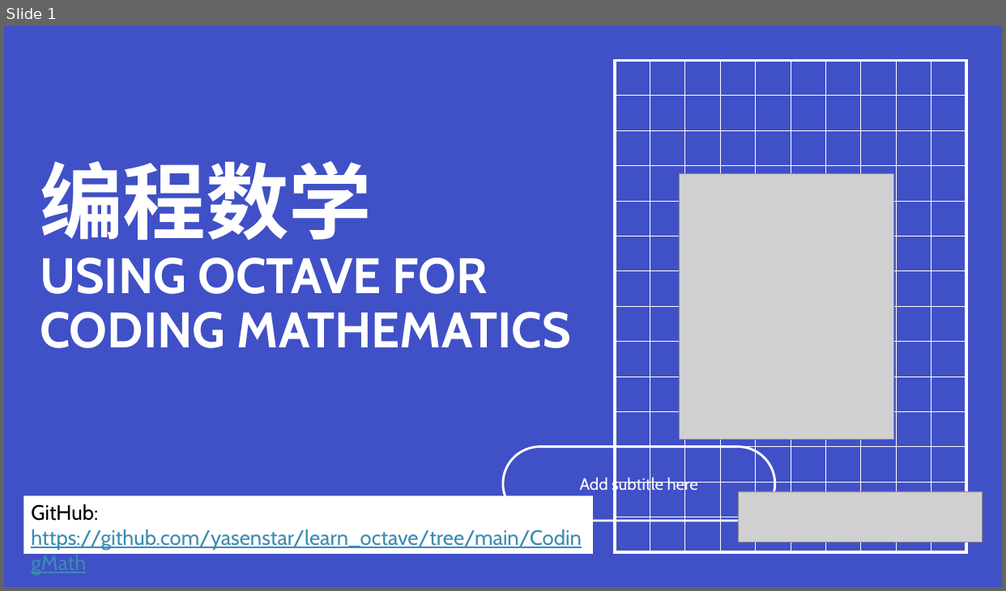
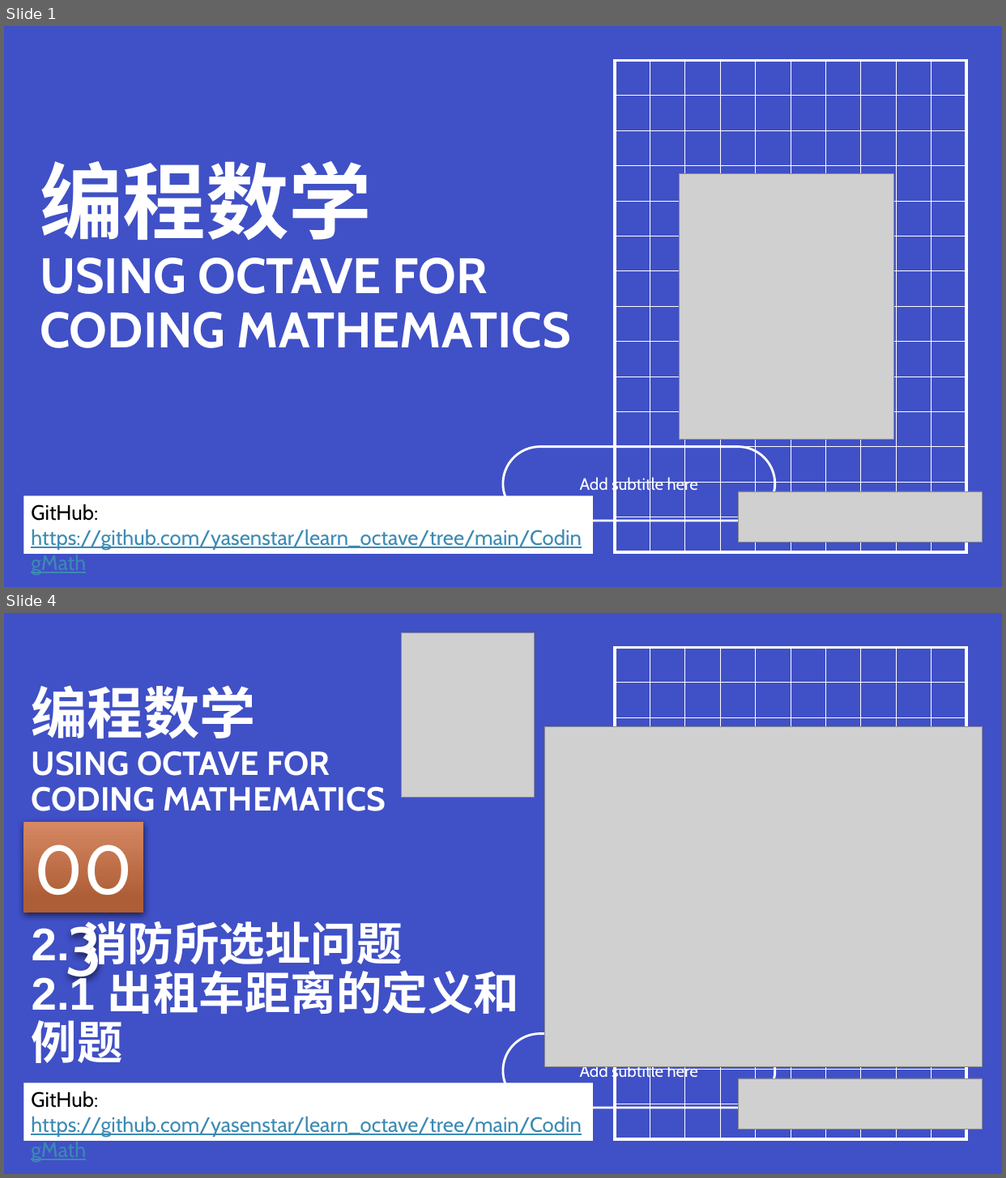
Before and after one commit to yasenstar/learn_octave, a slide deck: CodingMath/codingmath-covers.pptx. Shown one above the other, each under a label of ours: slide 1 before the commit, slides 1 and 4 after it; the slides between them are not shown. The pictures are 1006x591 and 1006x1178 pixels, drawn with LibreOffice and Linux fonts; fonts in the diff are those of the drawing; grey boxes stand for pictures. Boxes give left, top, right and bottom in pixels: in the first picture for what was removed or moved away, otherwise in the second. Text is boxed around its words. In the diff, an @@ line names an element or a change of style, - is before the commit and + after.

```diff
--- a/CodingMath/codingmath-covers.pptx
+++ b/CodingMath/codingmath-covers.pptx
@@ slide 4 added at [4,613,1002,1174], background #4050C6; not listed: 1 template element that a slide beside it also shows @@
@@ picture added at [401,633,534,797] @@
@@ title added at [32,685,386,811], 32 pt, text #FFFFFF, bold @@
+编程数学
+USING OCTAVE FOR CODING MATHEMATICS
@@ picture added at [544,726,982,1067] @@
@@ rectangle added at [23,822,143,913], fill gradient #D58863 to #AF5F35, 66 pt, text #FFFFFF @@
+003
@@ text added at [32,914,519,1063], 44 pt, text #FFFFFF, bold @@
+2. 消防所选址问题
+2.1 出租车距离的定义和例题
@@ rectangle added at [23,1083,592,1141], fill #FFFFFF, 20 pt, text #3B8AB3, underline @@
+GitHub: https://github.com/yasenstar/learn_octave/tree/main/CodingMath
@@ picture added at [739,1079,982,1130] @@
```
Also in this commit, not shown: 3 other slides added, 4 other files.
